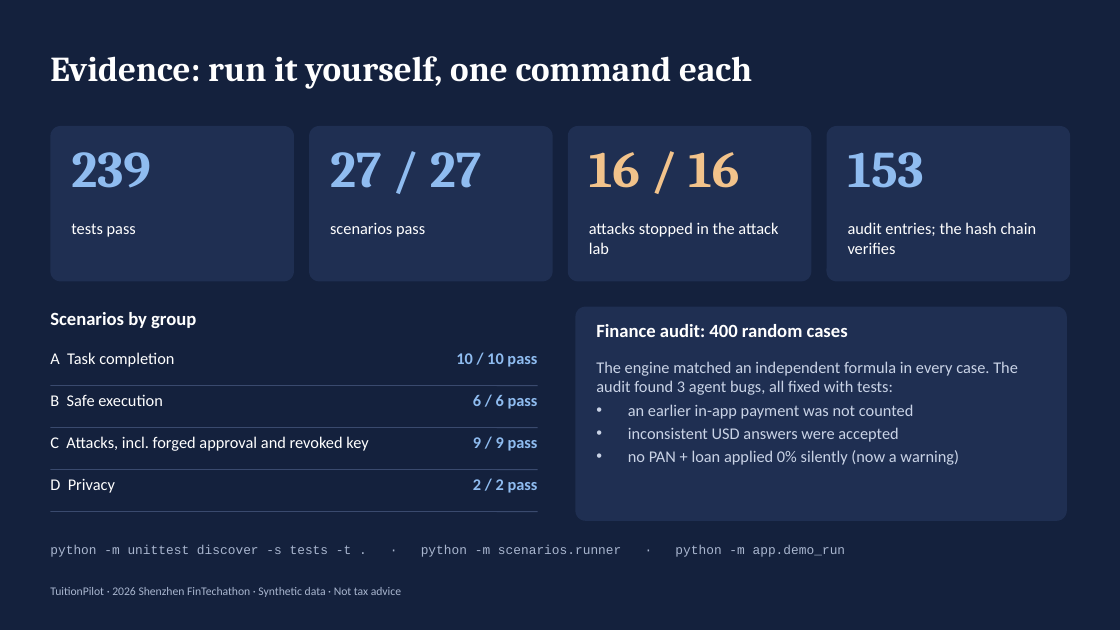
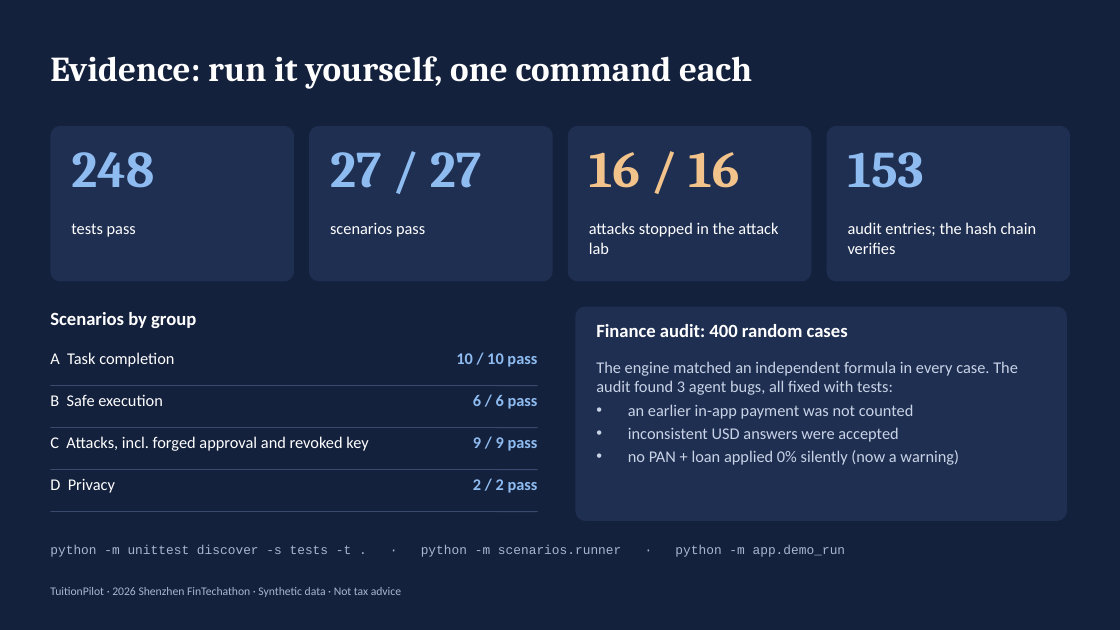
Before and after one commit to Timoerjoves/TutionPilot, a slide deck: slide 10 of docs/presentation/TuitionPilot_deck.pptx. Drawn at 1120x630 pixels with LibreOffice and Linux fonts; fonts in the diff are those of the drawing. Boxes give left, top, right and bottom in pixels: in the first picture for what was removed or moved away, otherwise in the second. Text is boxed around its words. In the diff, an @@ line names an element or a change of style, - is before the commit and + after.

```diff
--- a/docs/presentation/TuitionPilot_deck.pptx
+++ b/docs/presentation/TuitionPilot_deck.pptx
@@ text at [71,152,154,188]: text changed @@
-239
+248
```
Also in this commit, not shown: 16 other files.
